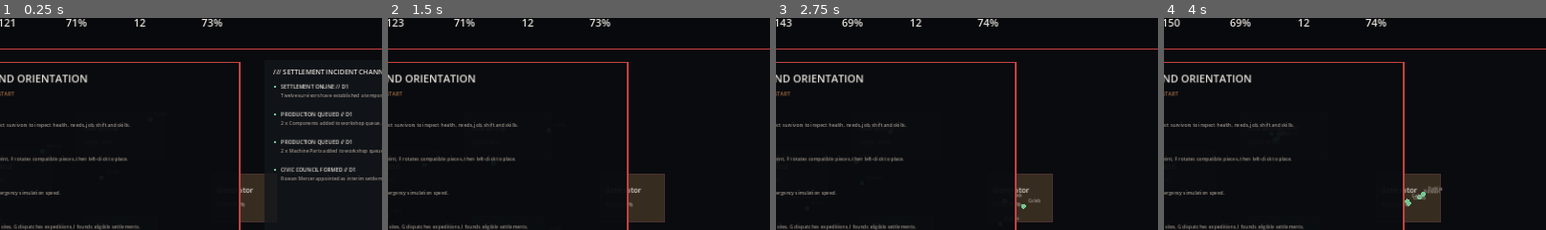
Above: before the commit, frames 1-4 (left to right).
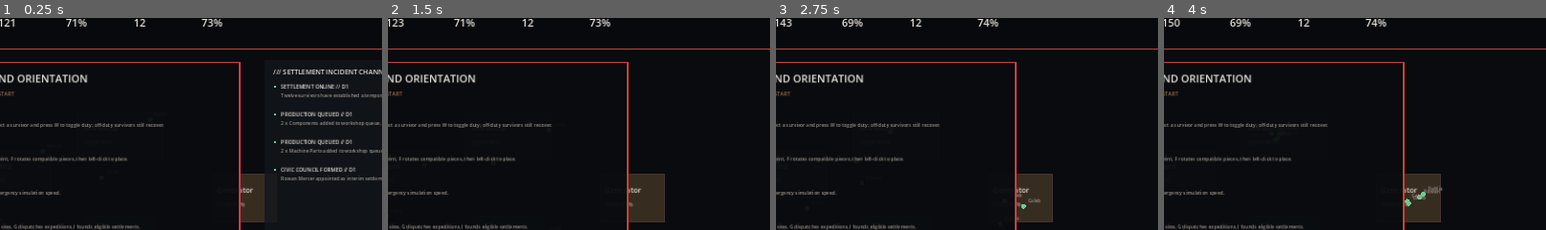
Above: after the commit, the same moments.

Repository: DPN-Technology/The-Last-Settlement
Game: Godot game, scene res://src/Main.tscn
Same seed, same stepped clock (60 frames per second), same inputs: the game is played once before the commit and once after it.
Inputs (mouse positions are % of the whole screen's width and height, from its top left):
- Up to frame 1 (0.25 s): no input
- Up to frame 2 (1.5 s): tap Enter at 0.5 s; move the mouse to (72, 45) at 0.52 s; hold Right 0.53-1.25 s; tap 1 at 0.6 s; click (72, 45) at 0.67 s; tap Space at 0.77, 1.25 s; drag from (30, 55) to (45, 71) at 1.27 s
- Up to frame 3 (2.75 s): tap Enter at 2 s; move the mouse to (60, 28) at 2.02 s; hold Right from 2.03 s (still down); tap 3 at 2.1 s
- Up to frame 4 (4 s): release Right at 2.75 s; tap Space at 2.75, 3.77 s; drag from (45, 71) to (20, 35) at 2.77 s; move the mouse to (80, 66) at 3.52 s; hold Left from 3.53 s (still down); tap T at 3.6 s
The pictures show only the part of the screen within x 42-92%, y 6-56%; the shares and areas given below are measured in that part.

The runs differ from the first frame. In frame 1, 0.4% of the frame differs, in the area x 2-43%, y 49-52%; in frame 2, 0.4%; in frame 3, 0.4%; in frame 4, 0.4%.

Commit message:
feat(ui): teach survivor duty toggle in first-launch field guide

Diff:
--- a/src/main.gd
+++ b/src/main.gd
@@ -564,7 +564,7 @@
 	draw_string(ThemeDB.fallback_font,Vector2(x+28,y+42),"DPN // FIELD COMMAND ORIENTATION",HORIZONTAL_ALIGNMENT_LEFT,w-56,22,TEXT)
 	draw_string(ThemeDB.fallback_font,Vector2(x+28,y+70),"LAST HAVEN SURVIVAL CONSOLE // QUICK START",HORIZONTAL_ALIGNMENT_LEFT,w-56,11,RUST)
 	var lines := [
-		["1 // KEEP PEOPLE ALIVE","Watch FOOD, WATER, POWER and MORALE. Select survivors to inspect health, needs, job, shift and skills."],
+		["1 // KEEP PEOPLE ALIVE","Watch FOOD, WATER, POWER and MORALE. Select a survivor and press W to toggle duty; off-duty survivors still recover."],
 		["2 // BUILD THE SETTLEMENT","Press B for construction. Q/E changes the blueprint, F rotates compatible pieces, then left-click to place."],
 		["3 // CONTROL TIME","SPACE pauses. 1 / 2 / 3 sets normal, fast and emergency simulation speed."],
 		["4 // EXPAND BEYOND LAST HAVEN","Press M for the regional map. Select discovered sites, G dispatches expeditions, I founds eligible settlements."],
